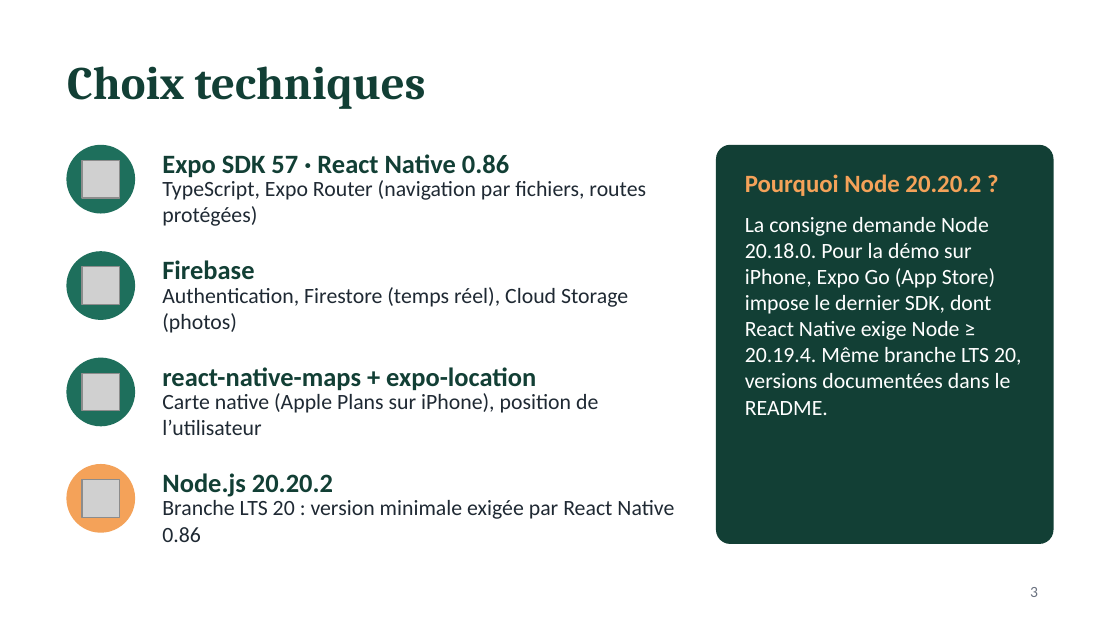
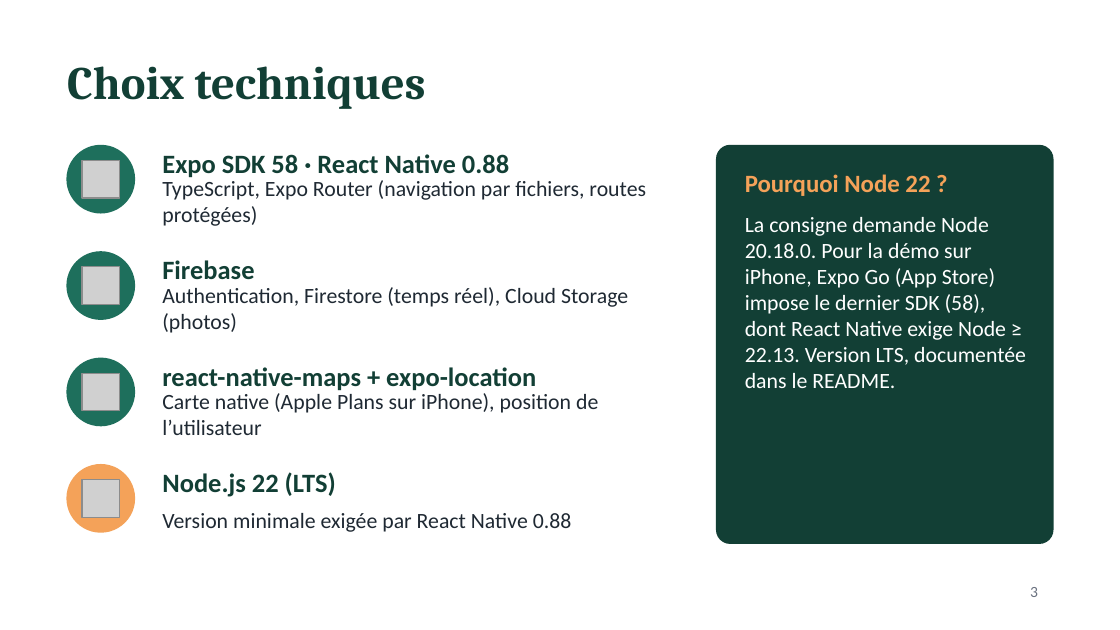
Before and after one commit to rayenebnt/5MOBD, a slide deck: slide 3 of docs/presentation-soutenance.pptx. Drawn at 1120x630 pixels with LibreOffice and Linux fonts; fonts in the diff are those of the drawing; grey boxes stand for pictures. Boxes give left, top, right and bottom in pixels: in the first picture for what was removed or moved away, otherwise in the second. Text is boxed around its words. In the diff, an @@ line names an element or a change of style, - is before the commit and + after.

```diff
--- a/docs/presentation-soutenance.pptx
+++ b/docs/presentation-soutenance.pptx
@@ text at (162,154,509,178): text changed @@
-Expo SDK 57 · React Native 0.86
+Expo SDK 58 · React Native 0.88
@@ text at (745,174,1026,388): text changed @@
-Pourquoi Node 20.20.2 ?
-La consigne demande Node 20.18.0. Pour la démo sur iPhone, Expo Go (App Store) impose le dernier SDK, dont React Native exige Node ≥ 20.19.4. Même branche LTS 20, versions documentées dans le README.
+Pourquoi Node 22 ?
+La consigne demande Node 20.18.0. Pour la démo sur iPhone, Expo Go (App Store) impose le dernier SDK (58), dont React Native exige Node ≥ 22.13. Version LTS, documentée dans le README.
@@ text at (162,472,336,497): text changed @@
-Node.js 20.20.2
+Node.js 22 (LTS)
@@ text at (162,513,572,532): text changed @@
-Branche LTS 20 : version minimale exigée par React Native 0.86
+Version minimale exigée par React Native 0.88
```
Also in this commit, not shown: 2 other slides changed, 45 other files.
